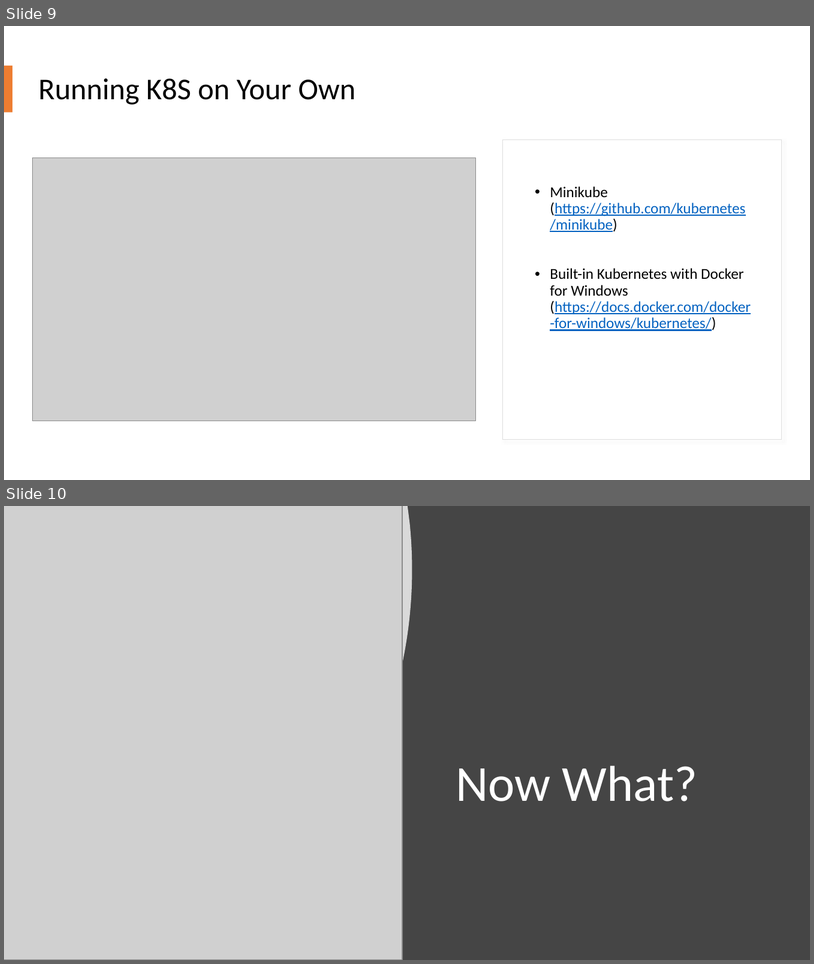
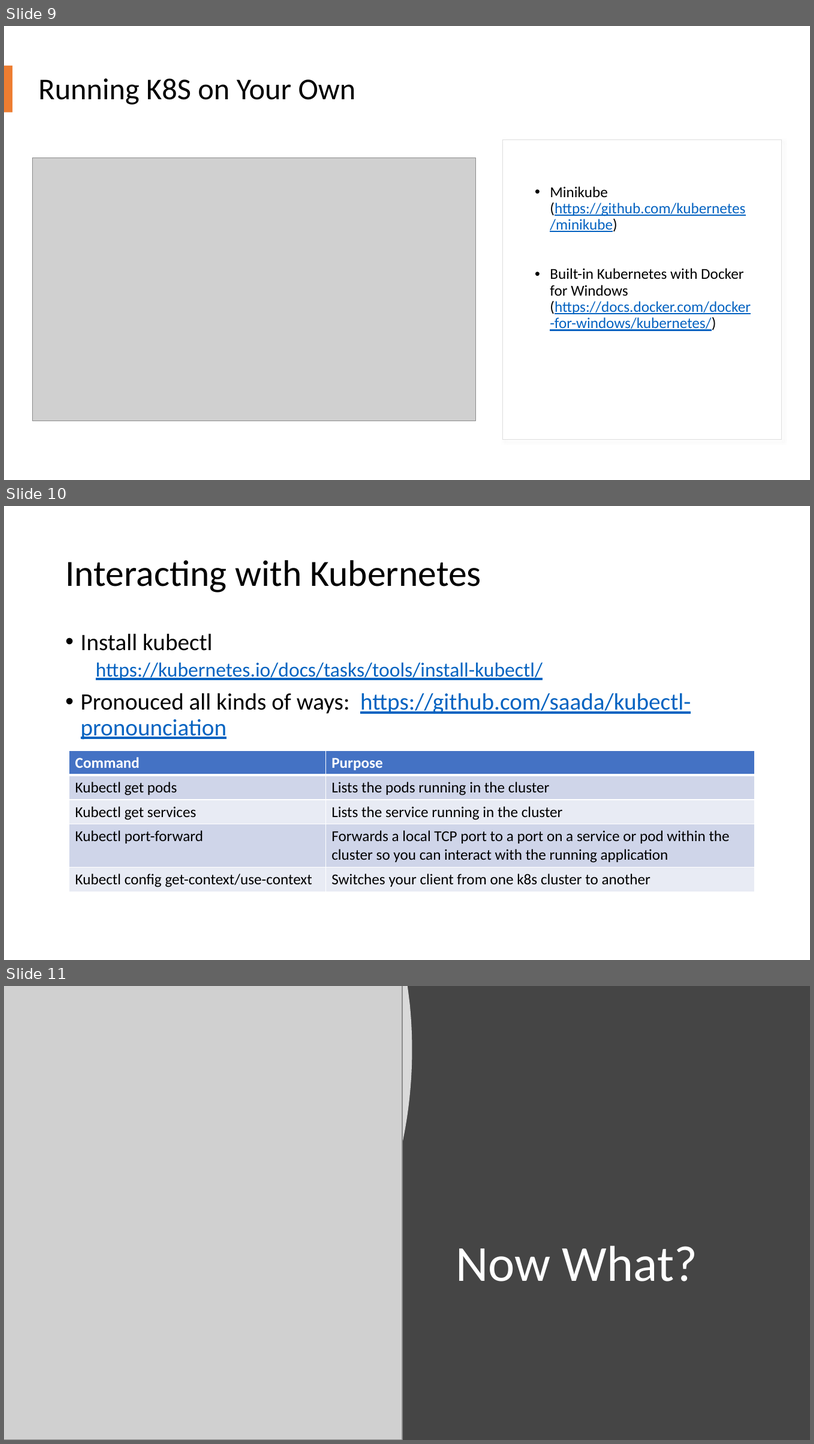
Before and after one commit to chlsmith/docker-and-k8s, a slide deck: fun-with-k8s.pptx. Shown one above the other, each under a label of ours: slides 9 and 10 before the commit, slides 9, 10 and 11 after it. The pictures are 814x964 and 814x1444 pixels, drawn with LibreOffice and Linux fonts; fonts in the diff are those of the drawing; grey boxes stand for pictures. Boxes give left, top, right and bottom in pixels: in the first picture for what was removed or moved away, otherwise in the second. Text is boxed around its words. In the diff, an @@ line names an element or a change of style, - is before the commit and + after.

Commit message:
added kubectl page

```diff
--- a/fun-with-k8s.pptx
+++ b/fun-with-k8s.pptx
@@ slide 10 added at (4,506,810,960), background #FFFFFF @@
@@ title added at (65,560,482,592), 44 pt, text #000000 @@
+Interacting with Kubernetes
@@ text added at (81,633,691,739), 28 pt, text #0563C1, underline @@
+• Install kubectl
+  https://kubernetes.io/docs/tasks/tools/install-kubectl/
+• Pronouced all kinds of ways: https://github.com/saada/kubectl-pronounciation
@@ table added at (69,750,755,891), 5 rows, 2 columns @@
+Command | Purpose
+Kubectl get pods | Lists the pods running in the cluster
+Kubectl get services | Lists the service running in the cluster
+Kubectl port-forward | Forwards a local TCP port to a port on a service or pod within the cluster so you can interact with the running application
+Kubectl config get-context/use-context | Switches your client from one k8s cluster to another
@@ what was slide 10 is now slide 11 @@
```
